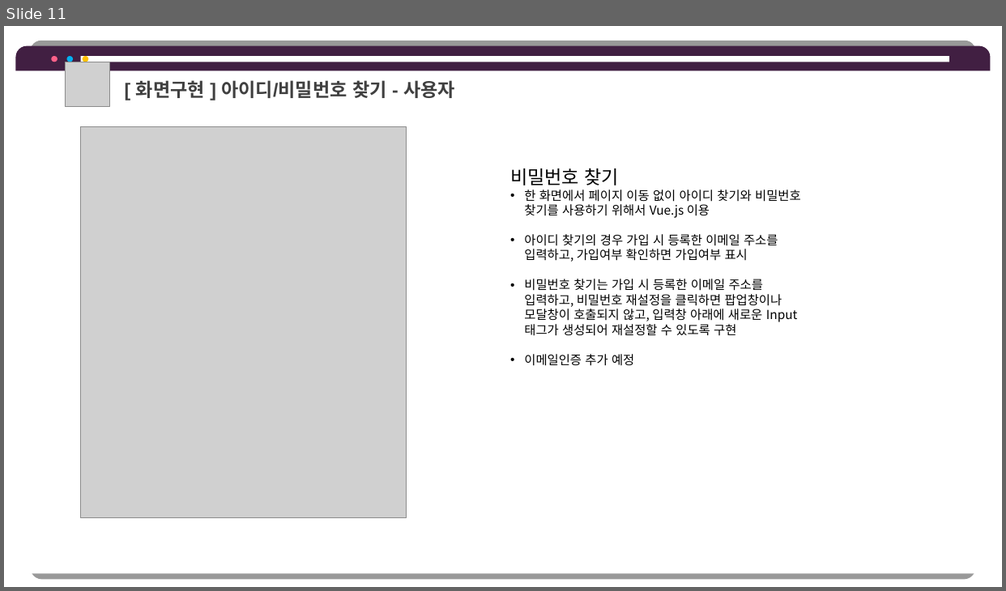
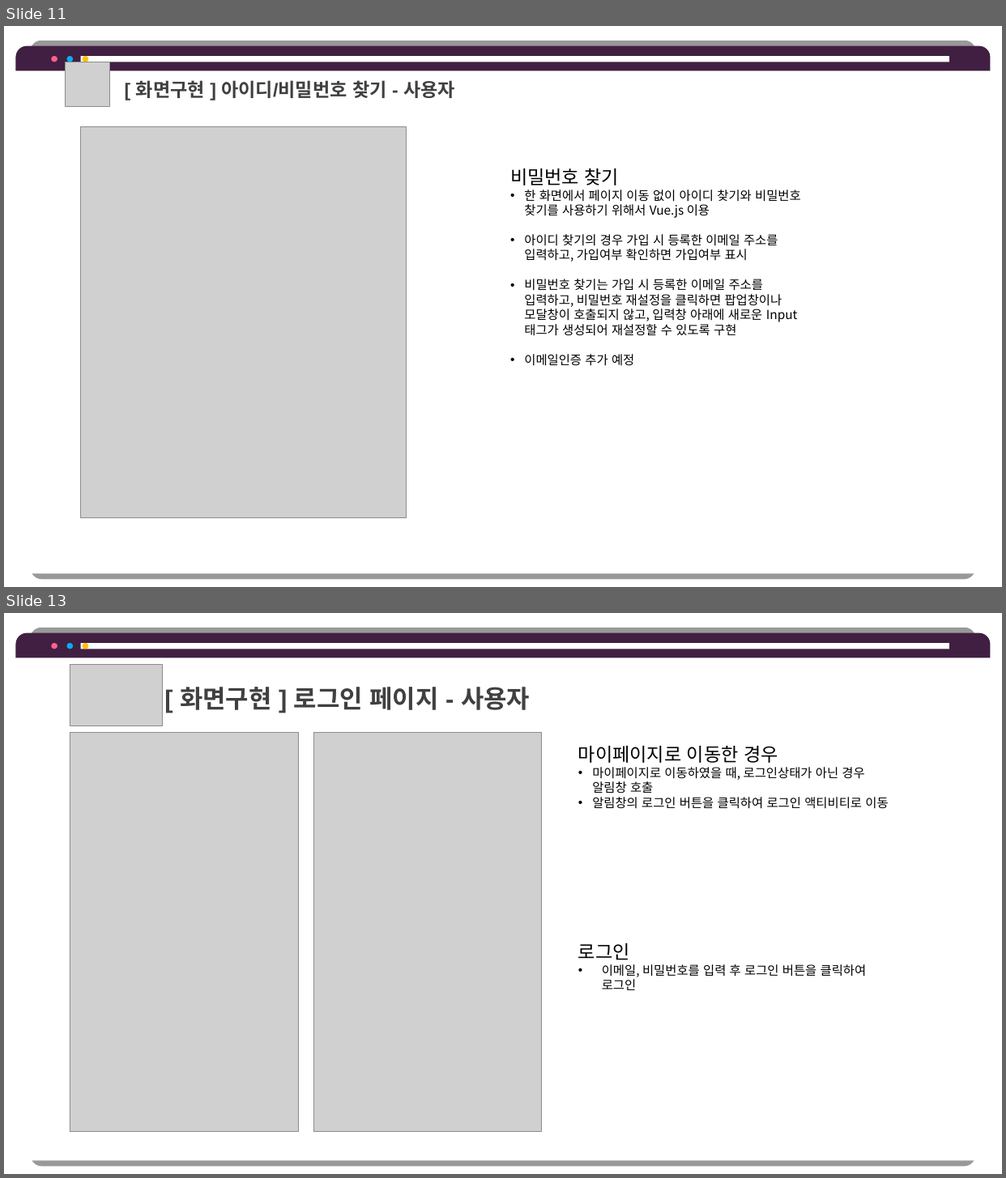
Before and after one commit to hhsw07/ezen-academy-projects, a slide deck: 0 발표용 파워포인트/0522 3차발표/0522 project06 - 파워포인트 - 형준.pptx. Shown one above the other, each under a label of ours: slide 11 before the commit, slides 11 and 13 after it; the slides between them are not shown. The pictures are 1006x591 and 1006x1178 pixels, drawn with LibreOffice and Linux fonts; fonts in the diff are those of the drawing; grey boxes stand for pictures. Boxes give left, top, right and bottom in pixels: in the first picture for what was removed or moved away, otherwise in the second. Text is boxed around its words. In the diff, an @@ line names an element or a change of style, - is before the commit and + after.

```diff
--- a/0 발표용 파워포인트/0522 3차발표/0522 project06 - 파워포인트 - 형준.pptx
+++ b/0 발표용 파워포인트/0522 3차발표/0522 project06 - 파워포인트 - 형준.pptx
@@ slide 13 added at [4,613,1002,1174], background #FFFFFF @@
@@ round same rect added at [16,633,991,658], fill #411F42 @@
@@ round same rect added at [16,658,991,1161], fill #FFFFFF @@
@@ ellipse added at [51,643,57,649], fill #FF6189 @@
@@ ellipse added at [67,643,73,649], fill #00B0F0 @@
@@ rectangle added at [80,643,949,649], fill #FFFFFF @@
@@ ellipse added at [83,643,88,649], fill #FFC000 @@
@@ picture added at [70,664,162,726] @@
@@ text added at [180,687,530,710], 24 pt, text #404040, bold @@
+[ 화면구현 ] 로그인 페이지 - 사용자
@@ picture added at [70,732,298,1131] @@
@@ picture added at [314,732,542,1131] @@
@@ text added at [578,746,888,809], 12 pt, text #000000 @@
+마이페이지로 이동한 경우
+• 마이페이지로 이동하였을 때, 로그인상태가 아닌 경우 알림창 호출
+• 알림창의 로그인 버튼을 클릭하여 로그인 액티비티로 이동
@@ text added at [578,943,867,990], 12 pt, text #000000 @@
+로그인
+• 이메일, 비밀번호를 입력 후 로그인 버튼을 클릭하여 로그인
```
Also in this commit, not shown: 7 other slides added, 1 other file.
